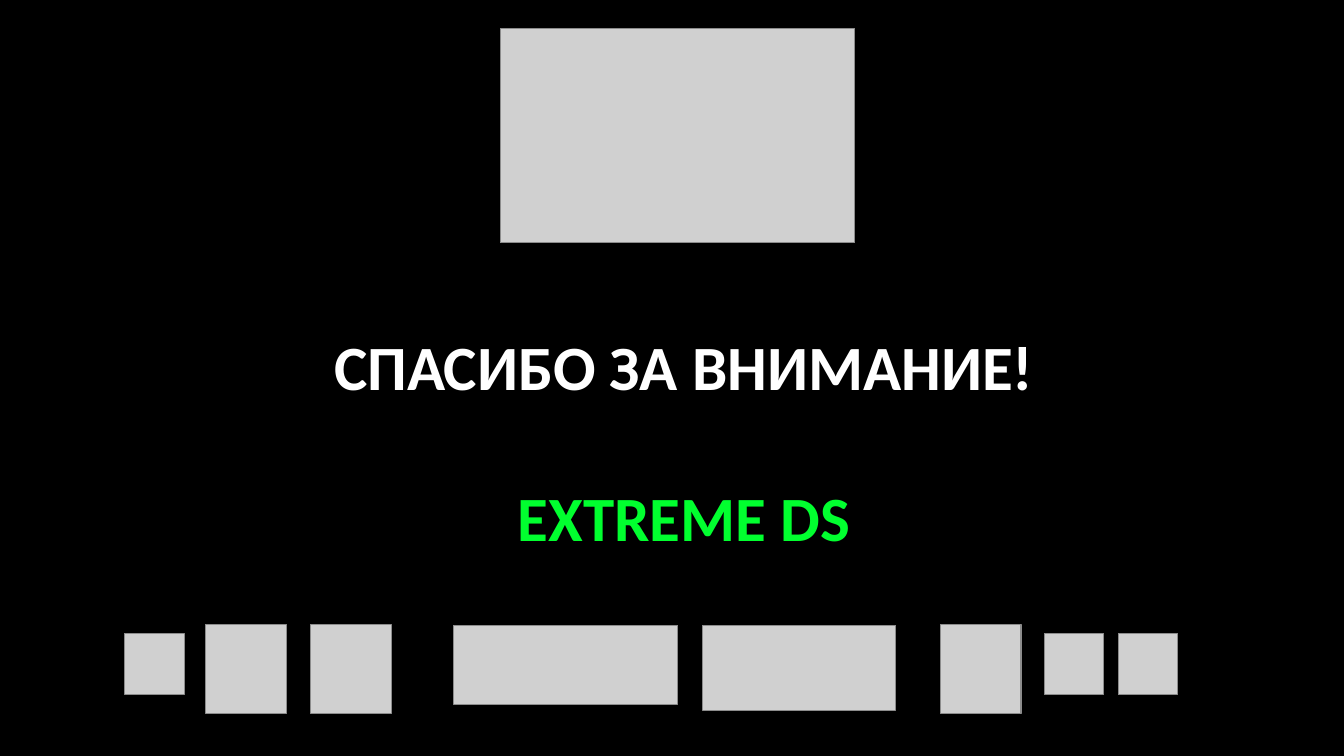
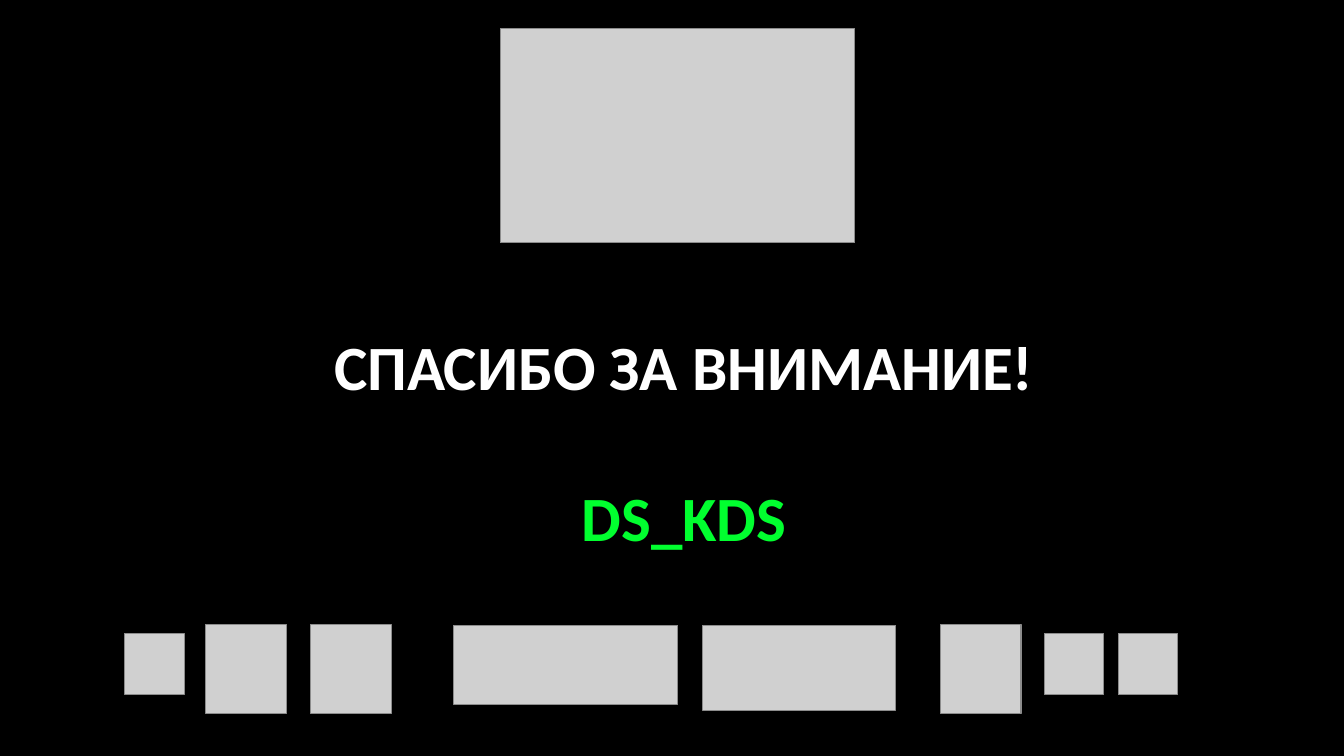
Before and after one commit to RuslanLat/sochi, a slide deck: slide 9 of presentation.pptx (slide 10 before the commit). Drawn at 1344x756 pixels with LibreOffice and Linux fonts; fonts in the diff are those of the drawing; grey boxes stand for pictures. Boxes give left, top, right and bottom in pixels: in the first picture for what was removed or moved away, otherwise in the second. Text is boxed around its words. In the diff, an @@ line names an element or a change of style, - is before the commit and + after.

```diff
--- a/presentation.pptx
+++ b/presentation.pptx
@@ title at (582,499,787,550): text changed @@
-EXTREME DS
+DS_KDS
```
Also in this commit, not shown: 5 other slides changed, 1 slide added, 2 slides removed, 9 other files.
